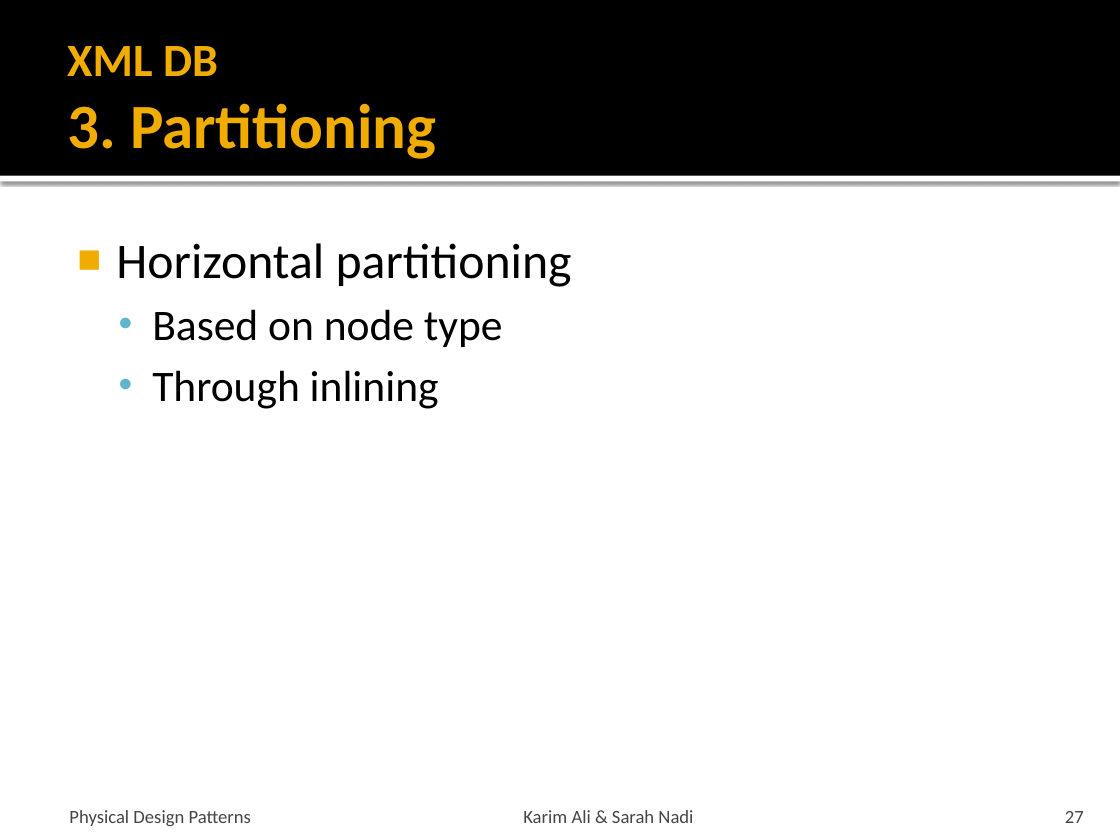
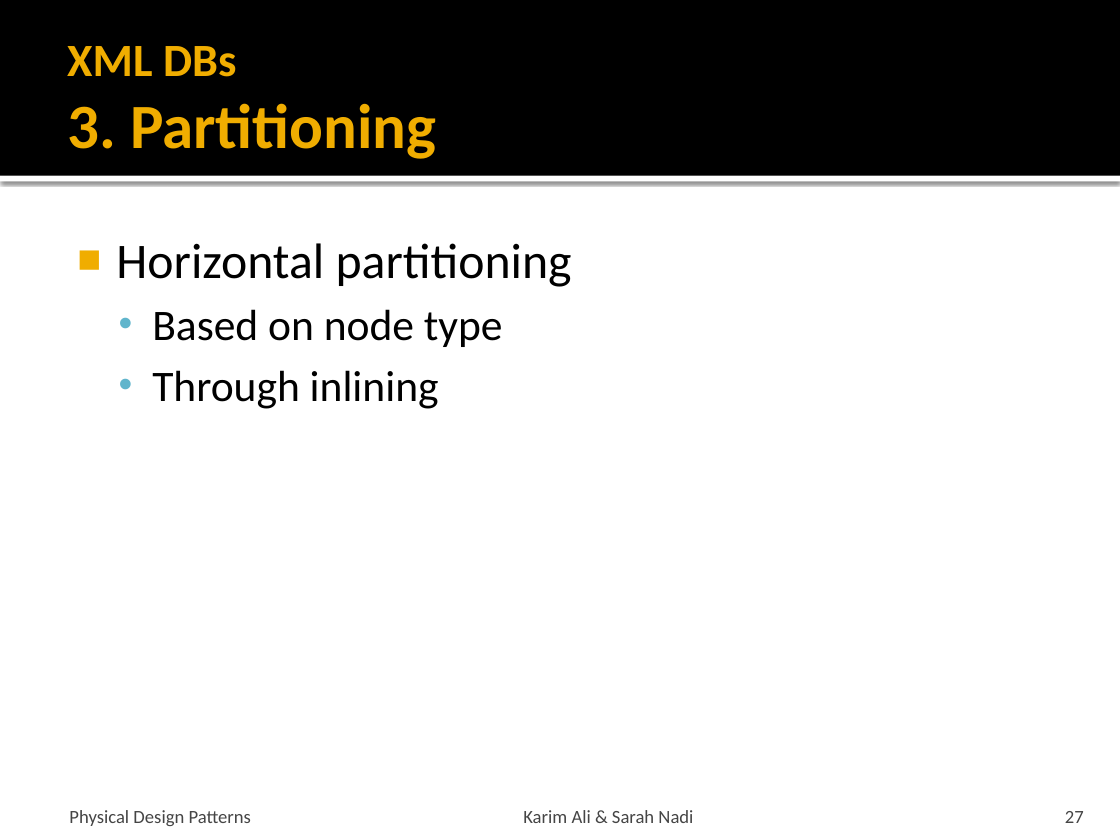
Before and after one commit to snadi/cs848-db, a slide deck: slide 27 of cs848-db/PhysDesignPres.pptx. Drawn at 1120x840 pixels with LibreOffice and Linux fonts; fonts in the diff are those of the drawing. Boxes give left, top, right and bottom in pixels: in the first picture for what was removed or moved away, otherwise in the second. Text is boxed around its words. In the diff, an @@ line names an element or a change of style, - is before the commit and + after.

```diff
--- a/cs848-db/PhysDesignPres.pptx
+++ b/cs848-db/PhysDesignPres.pptx
@@ title at [67, 46, 436, 159]: text changed @@
-XML DB
-3. Partitioning
+XML DBs
+3. Partitioning
```
Also in this commit, not shown: 1 other slide changed, 3 other files.
